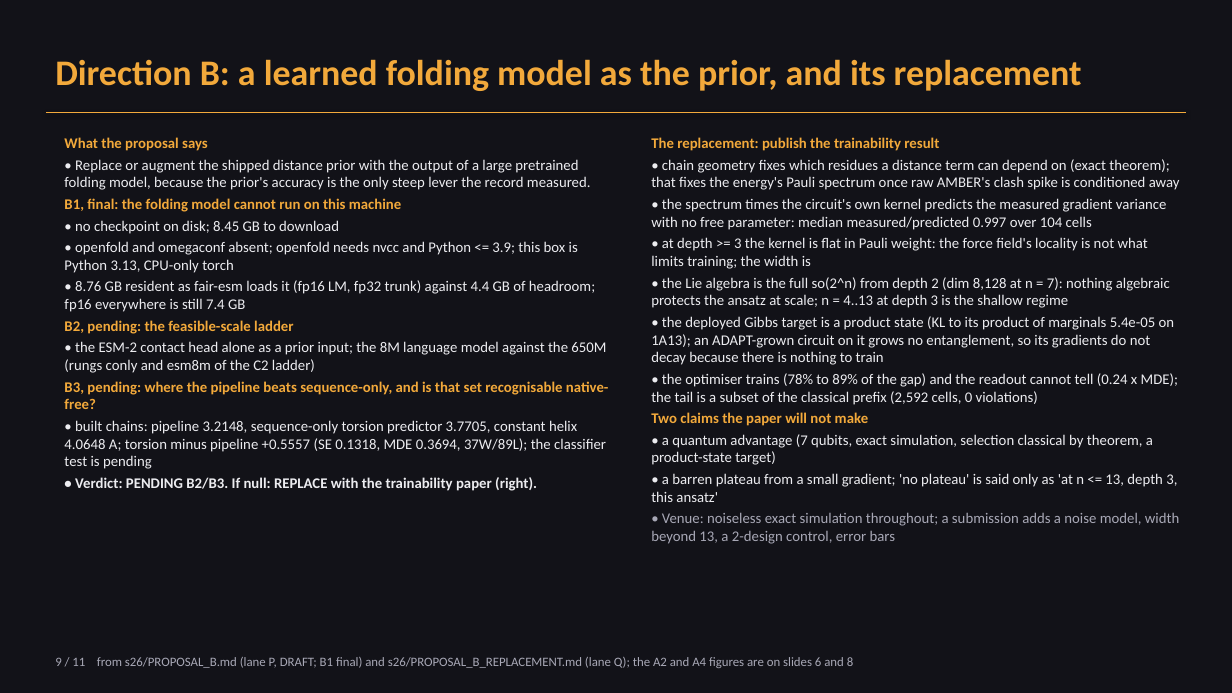
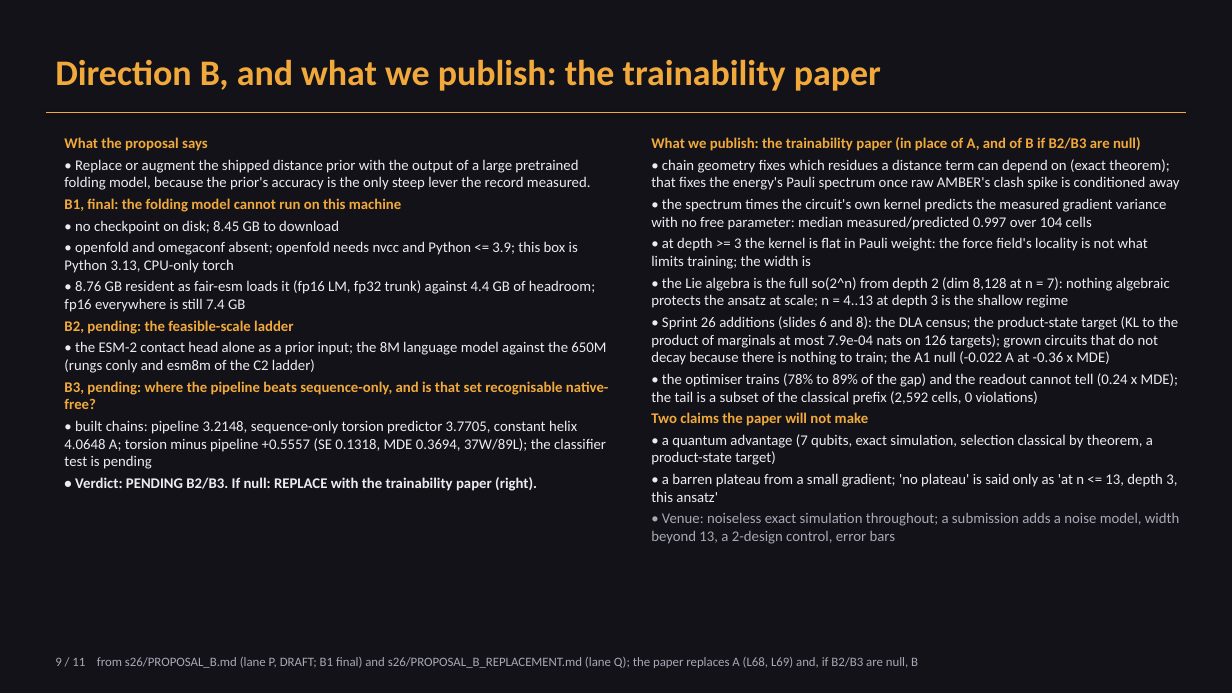
Before and after one commit to abe-narayan/cvar-vqe-protein-folding-v3, a slide deck: slide 9 of vqe_research_overview.pptx. Drawn at 1232x693 pixels with LibreOffice and Linux fonts; fonts in the diff are those of the drawing. Boxes give left, top, right and bottom in pixels: in the first picture for what was removed or moved away, otherwise in the second. Text is boxed around its words. In the diff, an @@ line names an element or a change of style, - is before the commit and + after.

```diff
--- a/vqe_research_overview.pptx
+++ b/vqe_research_overview.pptx
@@ text at [55, 59, 881, 91]: text changed @@
-Direction B: a learned folding model as the prior, and its replacement
+Direction B, and what we publish: the trainability paper
@@ text at [651, 137, 1141, 151]: text changed @@
-The replacement: publish the trainability result
+What we publish: the trainability paper (in place of A, and of B if B2/B3 are null)
@@ text at [651, 316, 1178, 365]: text changed @@
-• the deployed Gibbs target is a product state (KL to its product of marginals 5.4e-05 on 1A13); an ADAPT-grown circuit on it grows no entanglement, so its gradients do not decay because there is nothing to train
+• Sprint 26 additions (slides 6 and 8): the DLA census; the product-state target (KL to the product of marginals at most 7.9e-04 nats on 126 targets); grown circuits that do not decay because there is nothing to train; the A1 null (-0.022 A at -0.36 x MDE)
@@ text at [55, 657, 918, 668]: text changed @@
-9 / 11 from s26/PROPOSAL_B.md (lane P, DRAFT; B1 final) and s26/PROPOSAL_B_REPLACEMENT.md (lane Q); the A2 and A4 figures are on slides 6 and 8
+9 / 11 from s26/PROPOSAL_B.md (lane P, DRAFT; B1 final) and s26/PROPOSAL_B_REPLACEMENT.md (lane Q); the paper replaces A (L68, L69) and, if B2/B3 are null, B
```
Also in this commit, not shown: 1 other slide changed, 12 other files.
